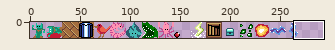
Sprite sheet, stored at spritesheet.png. Above: a wide view before the commit, with the close-up outlined.
Close-up. Old version:
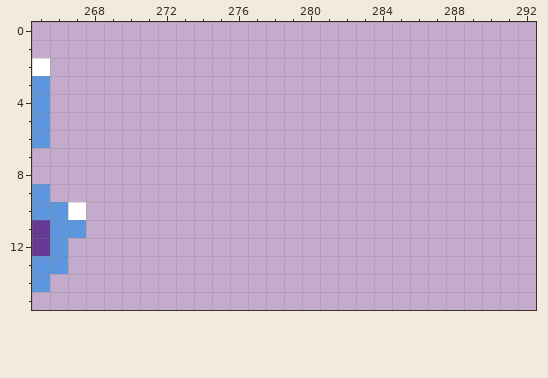
The file is 512x16 pixels. Colours within 5 levels of each other are drawn and written as one. Shown: x 265..292, y 0..15. The wide view leaves out empty margins.
Once edited:
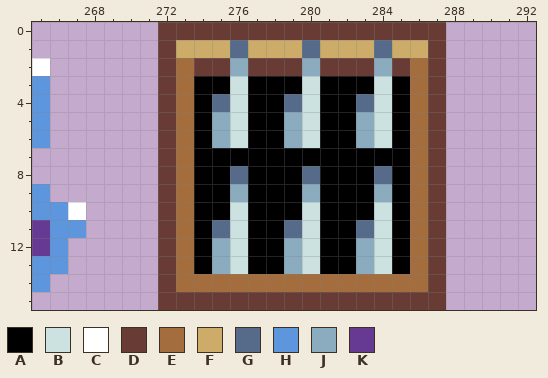
Palette (. is transparent): A #000000  B #cce2e1  C #ffffff  D #683c34  E #a36d3e  F #ccac68  G #566a89  H #5e96dd  J #8babbf  K #663a93
Diff:
y 0: x 272..287 ................ -> DDDDDDDDDDDDDDDD
y 1: x 272..287 ................ -> DFFFGFFFGFFFGFFD
y 2: x 272..287 ................ -> DEDDJDDDJDDDJDED
y 3: x 272..287 ................ -> DEAABAAABAAABAED
y 4: x 272..287 ................ -> DEAGBAAGBAAGBAED
y 5..6: x 272..287 ................ -> DEAJBAAJBAAJBAED
y 7: x 272..287 ................ -> DEAAAAAAAAAAAAED
y 8: x 272..287 ................ -> DEAAGAAAGAAAGAED
y 9: x 272..287 ................ -> DEAAJAAAJAAAJAED
y 10: x 272..287 ................ -> DEAABAAABAAABAED
y 11: x 272..287 ................ -> DEAGBAAGBAAGBAED
y 12..13: x 272..287 ................ -> DEAJBAAJBAAJBAED
y 14: x 272..287 ................ -> DEEEEEEEEEEEEEED
y 15: x 272..287 ................ -> DDDDDDDDDDDDDDDD
Boxes around the changes in both close-ups, in picture pixels (x1, y1, x2, y2):
added: (158, 22, 446, 310)
